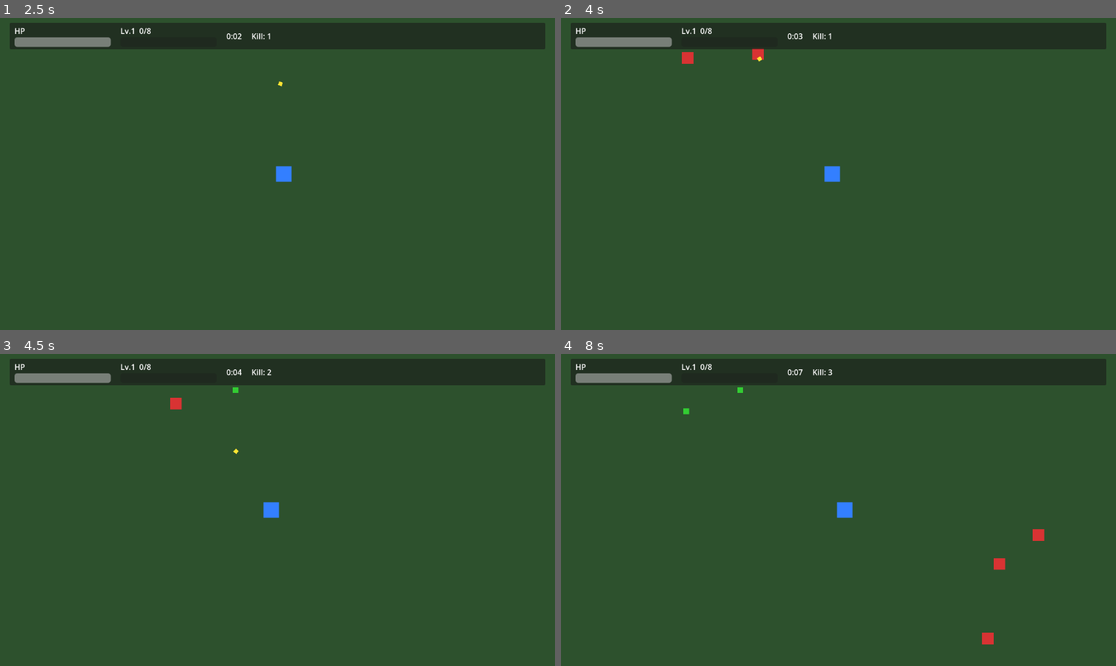
Above: before the commit, frames 1-4 (two rows, left to right).
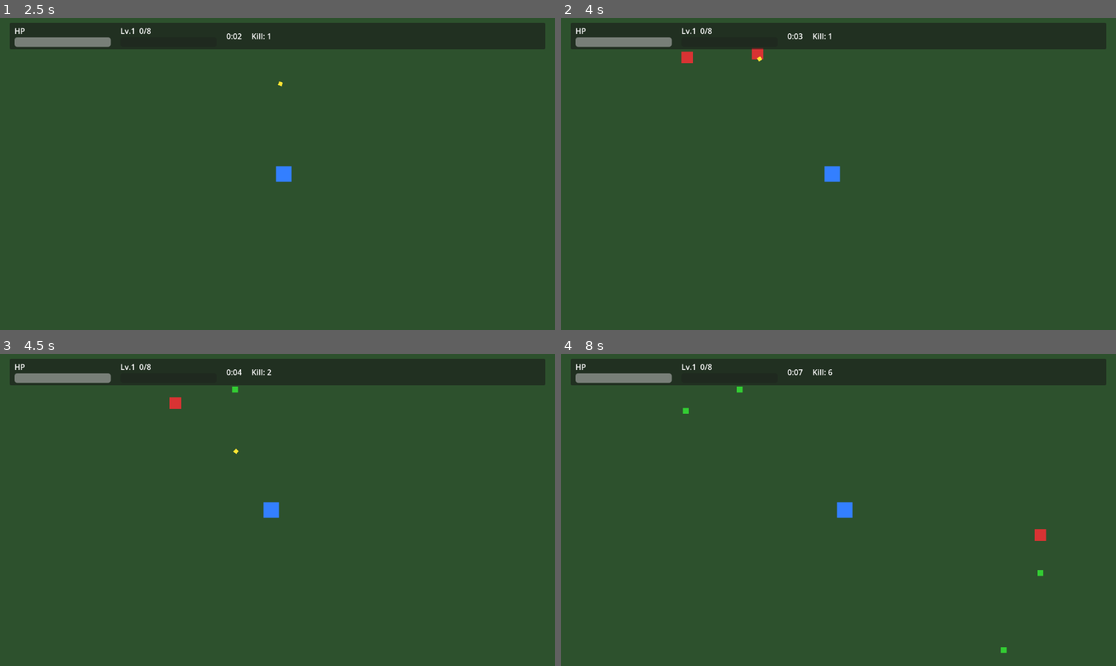
Above: after the commit, the same moments.

Repository: XxRa1n/demo-01
Game: Godot game, scene res://scenes/main.tscn
The game is run twice, just before and just after one commit, with the same random seed, the same clock (stepped at 60 frames per second) and the same inputs.
Inputs (mouse positions are in pixels of both pictures, inside the frame that each line leads up to):
- Up to frame 1 (2.5 s): move the mouse to (399, 158) at 0.52 s; hold D (move_right) 0.53-1.28 s; tap Enter at 1.25 s; move the mouse to (166, 189) at 1.27 s; hold S (move_down) 1.28-2.03 s; tap Space at 2 s; move the mouse to (333, 105) at 2.02 s; hold D (move_right) from 2.03 s (still down)
- Up to frame 2 (4 s): tap Enter at 2.75 s; move the mouse to (810, 236) at 2.77 s; release D (move_right) at 2.78 s; hold W (move_up) 2.78-3.53 s; move the mouse to (1005, 220) at 3.52 s; hold A (move_left) from 3.53 s (still down)
- Up to frame 3 (4.5 s): keep holding A (move_left); move the mouse to (111, 463) at 4.27 s
- Up to frame 4 (8 s): tap Space at 5 s; move the mouse to (866, 510) at 5.02 s; release A (move_left) at 5.03 s; hold S (move_down) 5.03-5.78 s; tap Enter at 5.75 s; move the mouse to (755, 432) at 5.77 s; hold D (move_right) 5.78-6.53 s; move the mouse to (960, 494) at 6.52 s; hold W (move_up) 6.53-7.28 s; move the mouse to (727, 525) at 7.27 s; hold D (move_right) from 7.28 s (still down)

Frame 1 is identical in both runs. In frame 2, less than 0.1% of the frame differs, in the area x 21-37%, y 9-15%; in frame 3, less than 0.1%; in frame 4, 0.3%, in the area x 21-88%, y 4-96%.

Commit message:
Scale enemy stats by player level; disable distant-enemy cleanup
- Enemy hp/speed/damage now scale with upgrade_manager.level (number of level-ups) instead of game_time; base values at Lv.1 match the old t=0 formula.
- Comment out the unused _cleanup_distant_enemies().
- enemy.tscn: editor re-save (adds UIDs) + DamageArea collision-mask cleanup.

Diff:
--- a/autoload/enemy_spawner.gd
+++ b/autoload/enemy_spawner.gd
@@ -36,8 +36,8 @@
 	if not enemies_container:
 		return
 
-	# 清理超出范围的敌人
-	_cleanup_distant_enemies()
+	## 清理超出范围的敌人
+	#_cleanup_distant_enemies()
 
 	# 同屏上限检查
 	if enemies_container.get_child_count() >= MAX_ENEMIES:
@@ -58,18 +58,22 @@
 	return min(1.0 + t / 20.0, 10.0)
 
 
-## 获取当前时间下的敌人属性
-func get_enemy_stats(t: float) -> Dictionary:
+## 获取当前玩家等级下的敌人属性
+## 敌人强度随玩家等级（升级次数）提升，与游戏时间解耦。
+## level 从 1 开始，故用 (level - 1) 作为升级次数系数，
+## 保证开局(Lv.1)与原时间公式在 t=0 时一致。
+func get_enemy_stats() -> Dictionary:
+	var ups := upgrade_manager.level - 1  # 已升级次数
 	return {
-		"hp": 8.0 + t * 0.5,
-		"speed": 60.0 + t * 0.3,
-		"damage": int(5 + t * 0.1),
+		"hp": 8.0 + ups * 4.0,
+		"speed": 60.0 + ups * 3.0,
+		"damage": int(5 + ups * 0.6),
 	}
 
 
 ## 生成一个敌人
 func _spawn_one_enemy() -> void:
-	var stats := get_enemy_stats(game_manager.game_time)
+	var stats := get_enemy_stats()
 	var pos := get_spawn_position(current_direction)
 
 	var enemy: CharacterBody2D = enemy_scene.instantiate()
@@ -120,13 +124,13 @@
 			return camera_pos + Vector2(500, 0)
 
 
-## 清理距离玩家过远的敌人
-func _cleanup_distant_enemies() -> void:
-	if not game_manager.player:
-		return
-	for child in enemies_container.get_children():
-		if child.global_position.distance_to(game_manager.player.global_position) > 2000.0:
-			child.queue_free()
+### 清理距离玩家过远的敌人
+#func _cleanup_distant_enemies() -> void:
+	#if not game_manager.player:
+		#return
+	#for child in enemies_container.get_children():
+		#if child.global_position.distance_to(game_manager.player.global_position) > 2000.0:
+			#child.queue_free()
 
 
 ## 敌人死亡回调 → 掉落 XP 宝石
--- a/scenes/enemy.tscn
+++ b/scenes/enemy.tscn
@@ -1,23 +1,22 @@
-[gd_scene load_steps=3 format=3]
+[gd_scene format=3 uid="uid://bln8uuho2rn5a"]
 
-[ext_resource type="Script" path="res://scripts/enemy/enemy_controller.gd" id="1_enemy"]
+[ext_resource type="Script" uid="uid://cwwtuatjblg2r" path="res://scripts/enemy/enemy_controller.gd" id="1_enemy"]
 
 [sub_resource type="CircleShape2D" id="CircleShape2D_enemy"]
 radius = 12.0
 
-[node name="Enemy" type="CharacterBody2D"]
+[node name="Enemy" type="CharacterBody2D" unique_id=362361430]
 collision_layer = 2
 collision_mask = 64
 script = ExtResource("1_enemy")
 
-[node name="CollisionShape2D" type="CollisionShape2D" parent="."]
+[node name="CollisionShape2D" type="CollisionShape2D" parent="." unique_id=1362049868]
 shape = SubResource("CircleShape2D_enemy")
 
-[node name="Sprite2D" type="Sprite2D" parent="."]
+[node name="Sprite2D" type="Sprite2D" parent="." unique_id=103404127]
 
-[node name="DamageArea" type="Area2D" parent="."]
+[node name="DamageArea" type="Area2D" parent="." unique_id=501076390]
 collision_layer = 32
-collision_mask = 1
 
-[node name="CollisionShape2D" type="CollisionShape2D" parent="DamageArea"]
+[node name="CollisionShape2D" type="CollisionShape2D" parent="DamageArea" unique_id=419460596]
 shape = SubResource("CircleShape2D_enemy")
